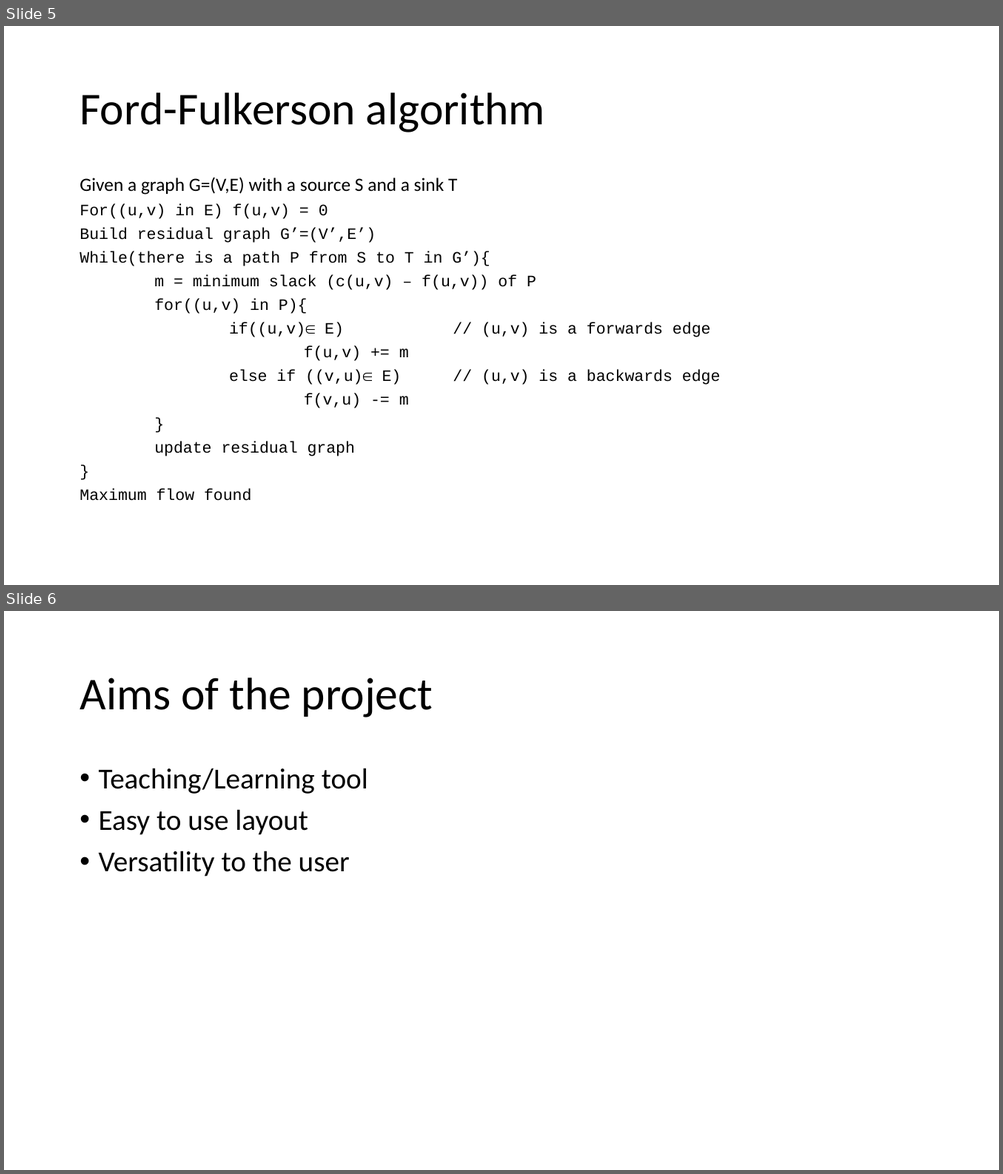
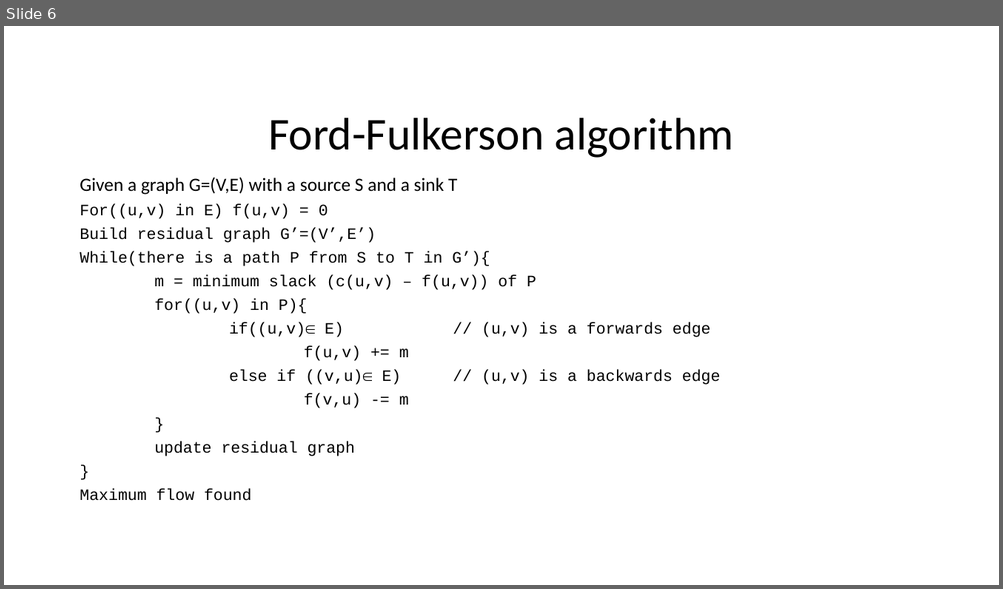
Before and after one commit to LMacPhail/ford-fulkerson, a slide deck: presentation-slides.pptx. Shown one above the other, each under a label of ours: slides 5 and 6 before the commit, slide 6 after it. The pictures are 1003x1174 and 1003x589 pixels, drawn with LibreOffice and Linux fonts; fonts in the diff are those of the drawing. Boxes give left, top, right and bottom in pixels: in the first picture for what was removed or moved away, otherwise in the second. Text is boxed around its words. In the diff, an @@ line names an element or a change of style, - is before the commit and + after.

```diff
--- a/presentation-slides.pptx
+++ b/presentation-slides.pptx
@@ slide 6 removed at [4, 611, 999, 1170], background #FFFFFF @@
@@ title removed at [79, 678, 432, 718] @@
-Aims of the project
@@ text removed at [99, 768, 368, 877] @@
-• Teaching/Learning tool
-• Easy to use layout
-• Versatility to the user
@@ what was slide 5 is now slide 6 @@
@@ slide 6 changed as well @@
@@ title "Ford-Fulkerson algorithm" at [268, 118, 734, 158]: alignment left to centre; vertical alignment middle to bottom @@
```
Also in this commit, not shown: 5 other slides changed, 5 slides added, 1 other slide removed, 7 other files.
